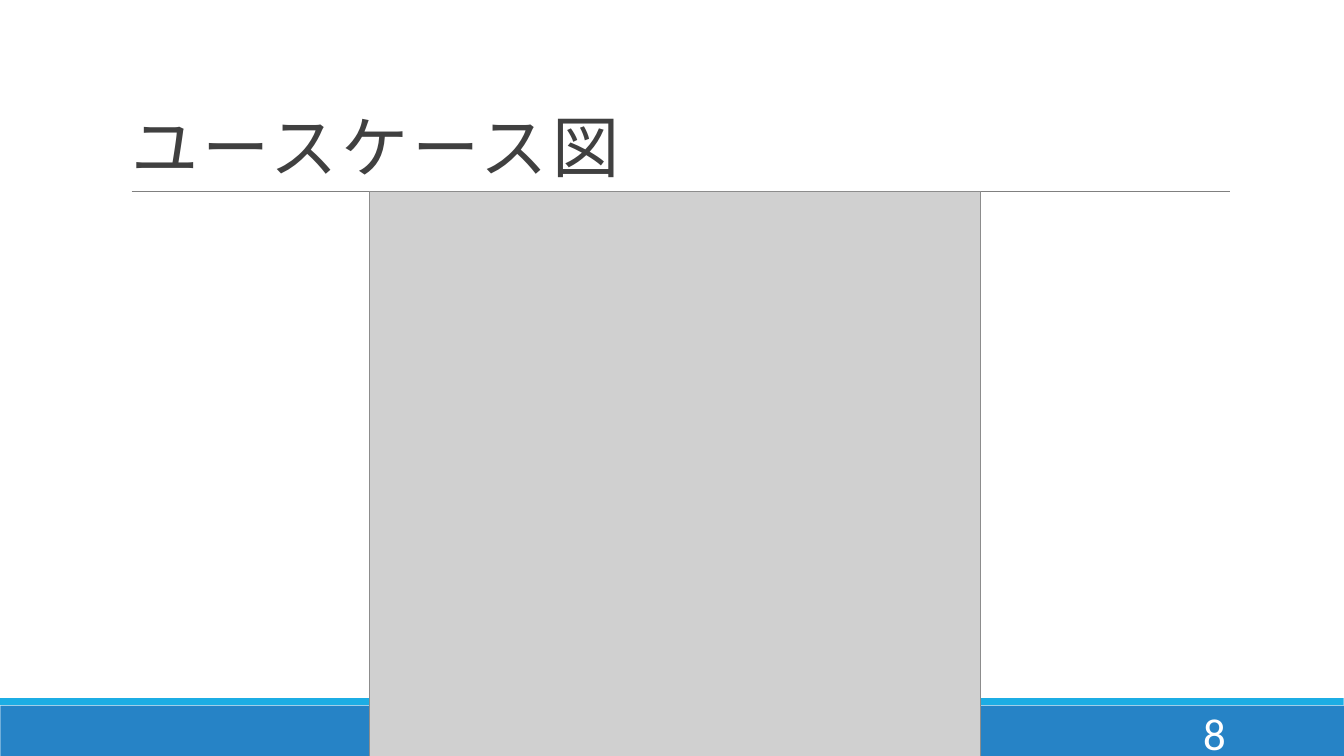
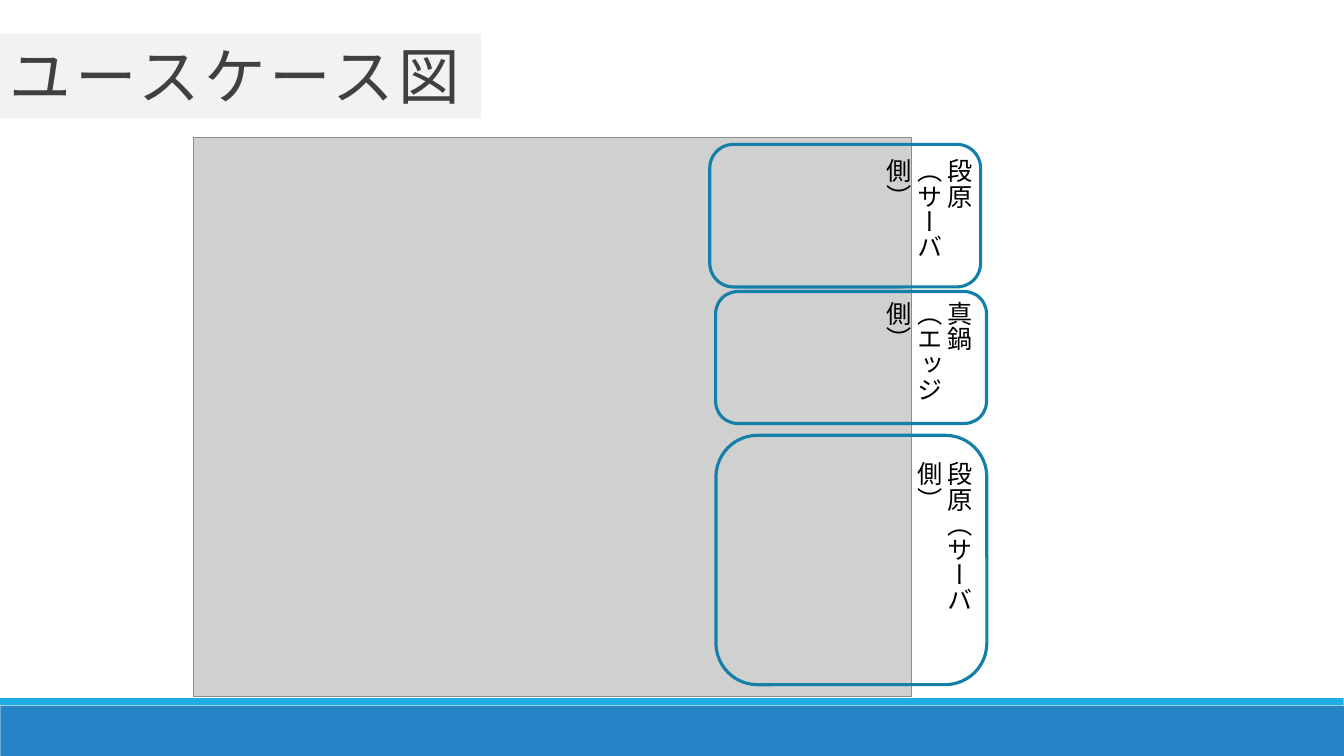
Before and after one commit to DJ956/YoloBarcodeReader, a slide deck: slide 9 of プレゼン/enpit.pptx. Drawn at 1344x756 pixels with LibreOffice and Linux fonts; fonts in the diff are those of the drawing; grey boxes stand for pictures. Boxes give left, top, right and bottom in pixels: in the first picture for what was removed or moved away, otherwise in the second. Text is boxed around its words. In the diff, an @@ line names an element or a change of style, - is before the commit and + after.

```diff
--- a/プレゼン/enpit.pptx
+++ b/プレゼン/enpit.pptx
@@ rectangle "ユースケース図": place and size @@
-rectangle "ユースケース図" at <box>131,118,619,177</box>
+rectangle "ユースケース図" at <box>0,33,481,118</box>
@@ rectangle "ユースケース図" at <box>0,33,481,118</box>: size 48 to 44 pt; line spacing 0.85 to 1; vertical alignment bottom to top; fill none to #F2F2F2 @@
@@ picture: place and size @@
-picture at <box>370,192,981,756</box>
+picture at <box>194,138,911,697</box>
@@ rounded rectangle added at <box>710,144,981,286</box>, outline #1580A9 2.25 pt @@
@@ text added at <box>887,159,972,329</box>, 18 pt, text #000000 @@
+段原
+（サーバ側）
@@ line removed from (132, 192) to (1231, 192) @@
@@ rounded rectangle added at <box>716,291,987,423</box>, outline #1580A9 2.25 pt @@
@@ text added at <box>917,301,972,490</box>, 18 pt, text #000000 @@
+真鍋
+（エッジ側）
@@ rounded rectangle added at <box>716,436,987,685</box>, outline #1580A9 2.25 pt @@
@@ text added at <box>947,462,972,609</box>, 18 pt, text #000000 @@
+段原（サーバ側）
@@ page number removed at <box>1203,719,1226,751</box> @@
-8
```
Also in this commit, not shown: 7 other slides changed.
